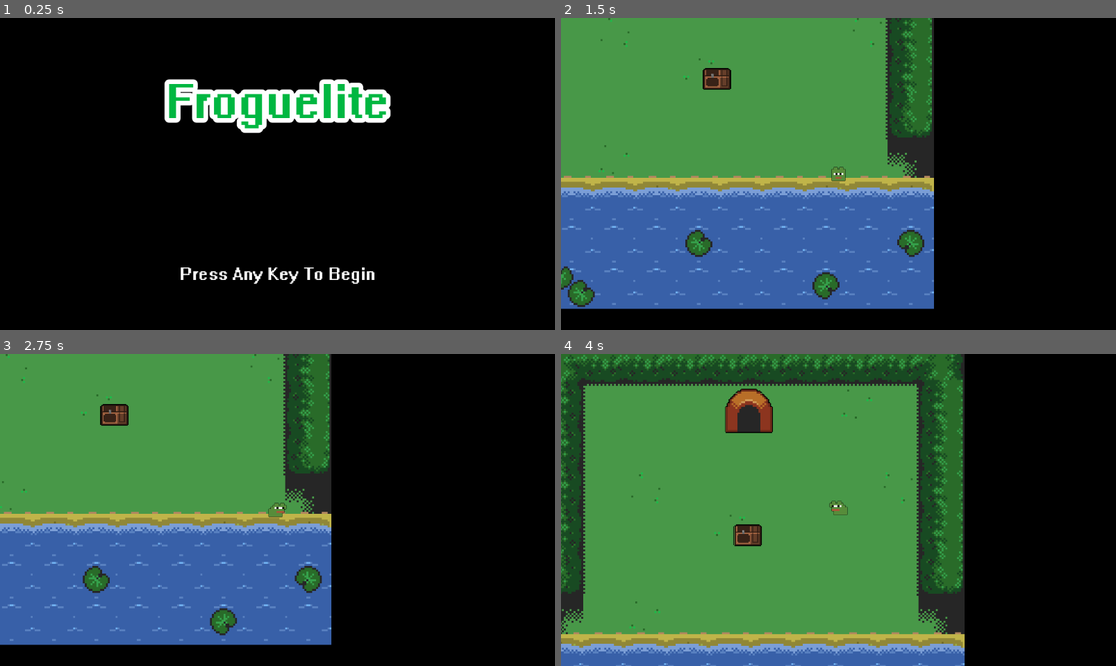
Above: before the commit, frames 1-4 (two rows, left to right).
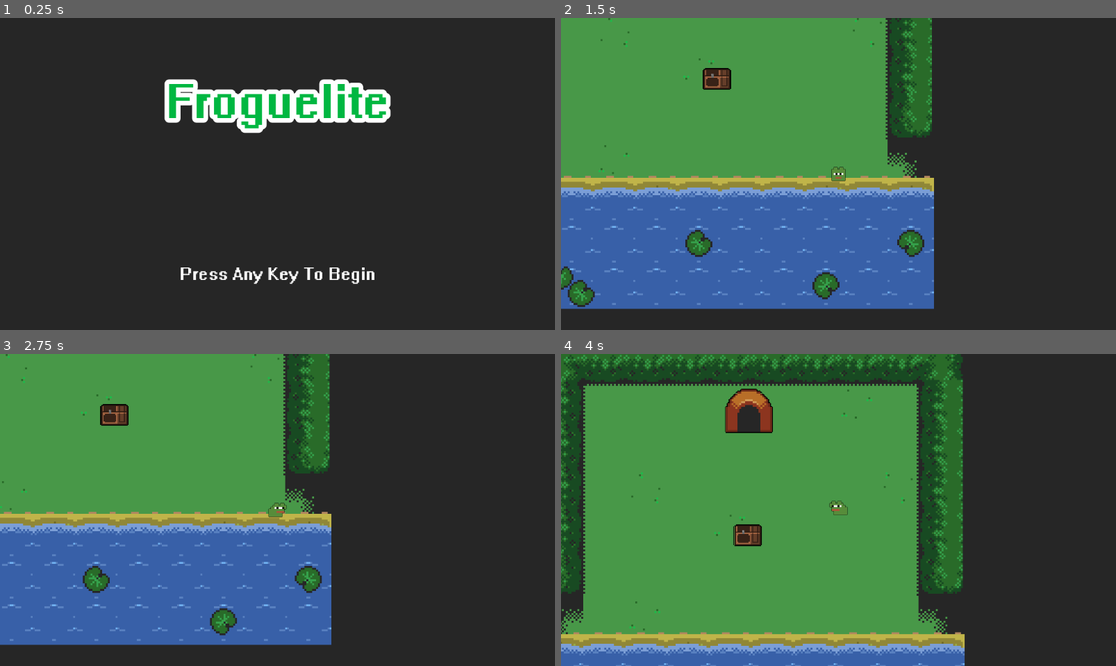
Above: after the commit, the same moments.

Repository: LilypadGames/Froguelite
Game: Godot game, scene res://scenes/title_screen.tscn
Same seed, same stepped clock (60 frames per second), same inputs: the game is played once before the commit and once after it.
Inputs:
- Up to frame 1 (0.25 s): no input
- Up to frame 2 (1.5 s): tap Enter at 0.5 s; hold Right (ui_right) 0.53-1.28 s; tap F (interact) at 0.6, 1.35 s; hold Down (ui_down) from 1.28 s (still down)
- Up to frame 3 (2.75 s): tap Space at 2 s; release Down (ui_down) at 2.03 s; hold Right (ui_right) from 2.03 s (still down); tap F (interact) at 2.1 s
- Up to frame 4 (4 s): tap Enter at 2.75 s; release Right (ui_right) at 2.78 s; hold Up (ui_up) 2.78-3.53 s; tap F (interact) at 2.85, 3.6 s; hold Left (ui_left) from 3.53 s (still down)

The runs differ from the first frame. In frame 1, 95% of the frame differs, in the area x 0-100%, y 0-100%; in frame 2, 37%; in frame 3, 44%; in frame 4, 27%.

Commit message:
feat: different background color

Diff:
--- a/project.godot
+++ b/project.godot
@@ -91,4 +91,4 @@
 [rendering]
 
 textures/canvas_textures/default_texture_filter=0
-environment/defaults/default_clear_color=Color(0, 0, 0, 1)
+environment/defaults/default_clear_color=Color(0.14902, 0.14902, 0.14902, 1)
